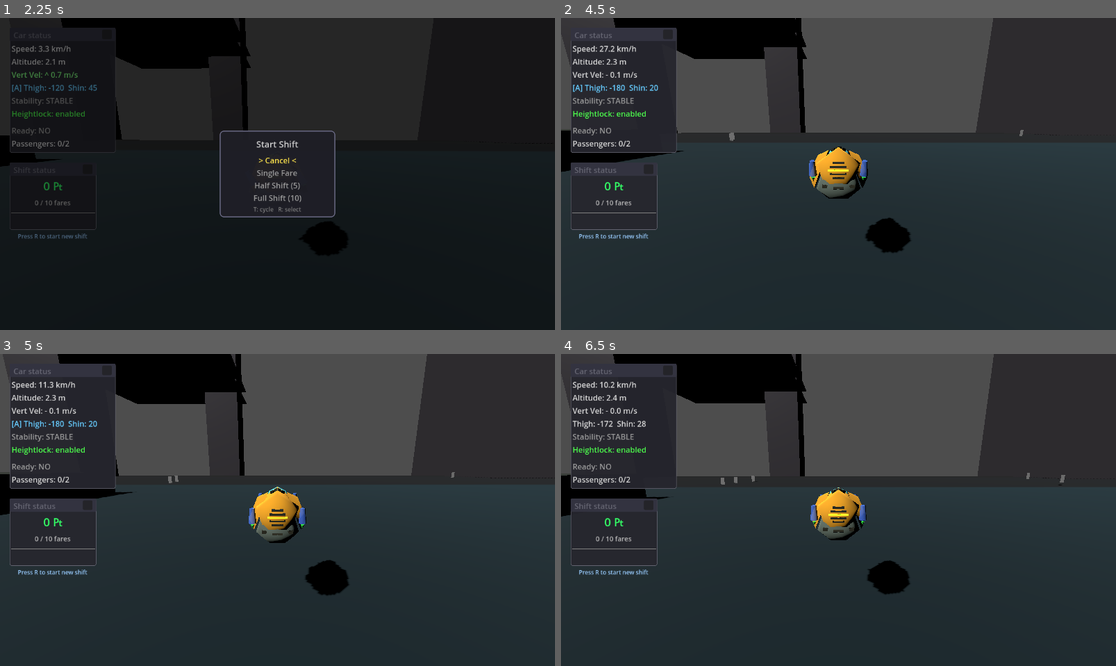
Above: before the commit, frames 1-4 (two rows, left to right).
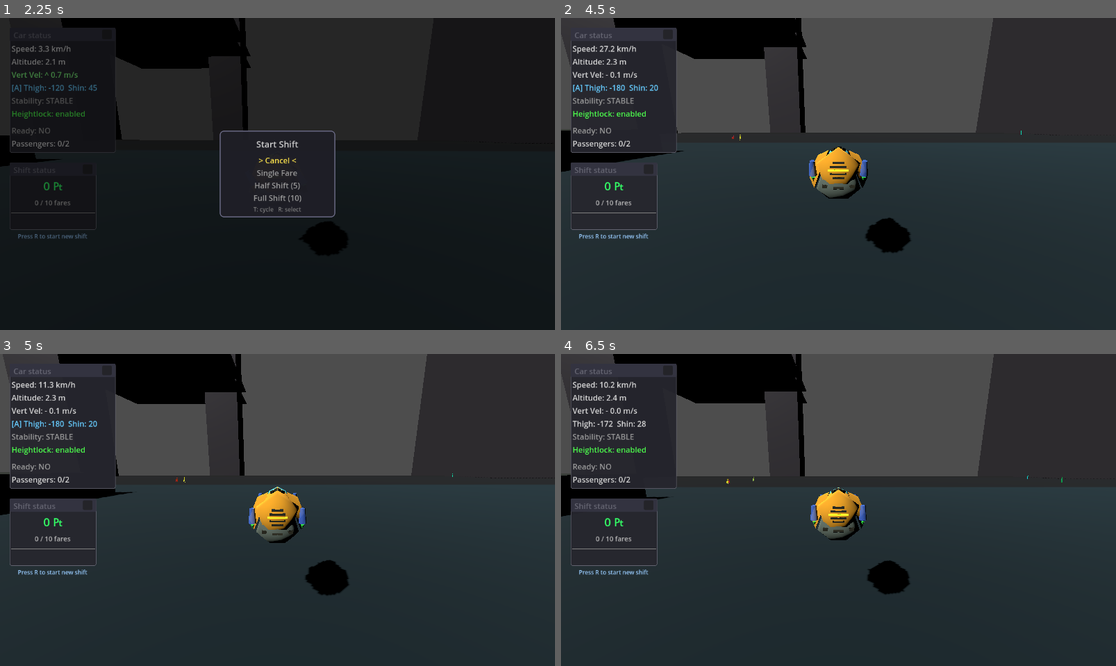
Above: after the commit, the same moments.

Repository: TaxiService/fcar
Game: Godot game, scene res://t&St_scene.tscn
The game is run twice, just before and just after one commit, with the same random seed, the same clock (stepped at 60 frames per second) and the same inputs. This scene is started directly instead of the project's main scene. The engine's default icon, where the game draws it, is replaced by a stand-in: a white triangle on a blue panel in a dark square.
Inputs (mouse positions are in pixels of both pictures, inside the frame that each line leads up to):
- Up to frame 1 (2.25 s): tap R (confirm) at 0.5, 1.25, 2 s; drag from (61, 89) to (333, 105) at 0.52 s; drag from (55, 195) to (249, 236) at 1.27 s; move the mouse to (111, 127) at 2.02 s; hold A (strafe_left) from 2.03 s (still down); tap V (toggle_auto_hover) at 2.1 s
- Up to frame 2 (4.5 s): release A (strafe_left) at 2.75 s; tap R (confirm) at 2.75, 3.5, 4.25 s; drag from (866, 174) to (672, 127) at 2.77 s; move the mouse to (755, 96) at 3.52 s; hold S (backward) 3.53-4.25 s; hold Ctrl 3.53-4.25 s; tap Space (jump) at 3.77 s; drag from (960, 158) to (755, 96) at 4.27 s
- Up to frame 3 (5 s): no input
- Up to frame 4 (6.5 s): move the mouse to (727, 525) at 5.02 s; hold W (forward) 5.03-5.75 s; tap Alt at 5.1 s; click (727, 525) at 5.17 s; drag from (894, 441) to (727, 525) at 5.77 s

Frame 1 is identical in both runs. In frame 2, less than 0.1% of the frame differs, in the area x 30-84%, y 35-40%; in frame 3, less than 0.1%; in frame 4, less than 0.1%, in the area x 28-91%, y 38-43%.

Commit message:
claude code fixed regression on performance optimization

Diff:
--- a/systems/PeopleManager.gd
+++ b/systems/PeopleManager.gd
@@ -33,9 +33,9 @@
 @export var warm_pool_on_start: bool = true  # Create pool during loading
 
 @export_category("Performance")
-@export var despawn_distance: float = 800.0  # Remove people beyond this distance
-@export var despawn_check_interval: float = 5.0  # Check every N seconds
-@export var max_total_people: int = 3000  # Hard cap on total people
+@export var despawn_distance: float = 550.0  # Remove people beyond this (should be >= LOD hide distance)
+@export var despawn_check_interval: float = 3.0  # Check every N seconds
+@export var max_total_people: int = 2000  # Hard cap on total people
 
 # Spawning configuration
 @export_category("Spawning")
@@ -94,6 +94,11 @@
 var _material_cache: Dictionary = {}  # color_hash -> ShaderMaterial
 var _shader: Shader
 
+# Pixel LOD materials (small set for maximum batching)
+var _pixel_material_cache: Dictionary = {}  # quantized_color_key -> ShaderMaterial
+var _pixel_texture: ImageTexture = null  # 1x1 white texture for pixel sprites
+const PIXEL_LOD_COLOR_LEVELS: int = 4  # Quantize to 4 levels per channel = 64 colors max
+
 
 # Color sets
 var color_sets: Array[PackedColorArray] = []
@@ -109,6 +114,7 @@
 	_load_spritesheet()
 	_load_color_sets()
 	_shader = load("res://mats/person_sprite.gdshader")
+	_create_pixel_texture()
 
 	# Create pool container (keeps pooled nodes in tree but hidden)
 	_pool_container = Node.new()
@@ -221,22 +227,29 @@
 		_process_check_timer = 0.0
 		_update_process_states()
 
-	# Despawn distant people
+	# Despawn distant people and enforce cap
 	_despawn_timer += delta
 	if _despawn_timer >= despawn_check_interval:
 		_despawn_timer = 0.0
 		_despawn_distant_people()
-	# Add this temporarily at the end of _process() in PeopleManager:
-	if Engine.get_frames_drawn() % 300 == 0:
-		print("=== DEBUG ===")
-		print("Material cache size: ", _material_cache.size())
-		print("Total people: ", all_people.size())
+		_enforce_population_cap()
+	# Debug print (every 300 frames)
+	if verbose_logging and Engine.get_frames_drawn() % 300 == 0:
+		print("=== PeopleManager ===")
+		print("  Materials: %d close + %d pixel" % [_material_cache.size(), _pixel_material_cache.size()])
+		print("  Total people: ", all_people.size())
+		print("  Pool available: ", _pool.size())
 
 
 func _process_spawn_queue():
 	var spawned_this_frame = 0
 
 	while not _spawn_queue.is_empty() and spawned_this_frame < spawns_per_frame:
+		# Enforce cap
+		if all_people.size() >= max_total_people:
+			_spawn_queue.clear()
+			break
+
 		var spawn_data = _spawn_queue.pop_front()
 
 		# Check if surface is still valid (might have been freed)
@@ -254,6 +267,10 @@
 
 
 func _queue_spawns_on_surfaces():
+	# Enforce population cap - don't queue spawns if at limit
+	if all_people.size() >= max_total_people:
+		return
+
 	# Clean up stale references
 	registered_surfaces = registered_surfaces.filter(func(s): return is_instance_valid(s))
 
@@ -262,6 +279,10 @@
 			continue
 		if not surface.can_spawn_more():
 			continue
+
+		# Check cap again (might have queued enough already)
+		if all_people.size() + _spawn_queue.size() >= max_total_people:
+			break
 
 		var wants_destination = randf() < spawn_with_destination_chance
 		var wants_group = wants_destination and randf() < group_spawn_chance
@@ -303,12 +324,53 @@
 				if is_instance_valid(surface):
 					surface.spawned_people.erase(person)
 
-			person.queue_free()
-			all_people.remove_at(i)
+			# Return to pool (removes from all_people internally)
+			_return_to_pool(person)
 			despawned += 1
 
 	if despawned > 0 and verbose_logging:
 		print("PeopleManager: Despawned %d distant people, %d remaining" % [despawned, all_people.size()])
+
+
+func _enforce_population_cap():
+	# If over max, cull the furthest people
+	var overflow = all_people.size() - max_total_people
+	if overflow <= 0:
+		return
+
+	if not Person.lod_camera:
+		return
+
+	var camera_pos = Person.lod_camera.global_position
+
+	# Build list of (person, distance_sq) for cullable people
+	var cullable: Array = []
+	for person in all_people:
+		if not is_instance_valid(person):
+			continue
+		# Don't cull people interacting with player
+		if person.current_state in [Person.State.BOARDING, Person.State.RIDING,
+									 Person.State.EXITING, Person.State.HAILING]:
+			continue
+		var dx = person.global_position.x - camera_pos.x
+		var dz = person.global_position.z - camera_pos.z
+		cullable.append({"person": person, "dist_sq": dx * dx + dz * dz})
+
+	# Sort by distance (furthest first)
+	cullable.sort_custom(func(a, b): return a.dist_sq > b.dist_sq)
+
+	# Cull the furthest ones
+	var culled = 0
+	for i in range(min(overflow, cullable.size())):
+		var person = cullable[i].person
+		for surface in registered_surfaces:
+			if is_instance_valid(surface):
+				surface.spawned_people.erase(person)
+		_return_to_pool(person)
+		culled += 1
+
+	if culled > 0 and verbose_logging:
+		print("PeopleManager: Culled %d overflow people, %d remaining" % [culled, all_people.size()])
 
 
 func _do_spawn_person(surface: SpawnSurface) -> Person:
@@ -339,6 +401,10 @@
 	# Get cached material (shared with others using same color+sprite)
 	var mat = _get_cached_material(color, sprite_tex)
 	person.set_shared_material(mat)
+
+	# Also set pixel LOD material (quantized color for better batching)
+	var pixel_mat = _get_pixel_material(color)
+	person.set_pixel_material(pixel_mat)
 
 	# Set sprite (texture already in material, but Sprite3D needs it too)
 	person.set_sprite(sprite_tex, sprite_index)
@@ -407,9 +473,8 @@
 		return _material_cache[cache_key]
 
 	# Create new material
-	var shader = load("res://person_sprite.gdshader")
 	var mat = ShaderMaterial.new()
-	mat.shader = shader
+	mat.shader = _shader
 	mat.set_shader_parameter("color_add", Vector3(color.r, color.g, color.b))
 	mat.set_shader_parameter("texture_albedo", sprite_tex)
 
@@ -515,8 +580,10 @@
 	var sprite_tex = spritesheet.get_frame(sprite_index)
 
 	# Use black tint for manually spawned (or pass color as parameter)
-	var mat = _get_cached_material(Color.BLACK, sprite_tex)
+	var color = Color.BLACK
+	var mat = _get_cached_material(color, sprite_tex)
 	person.set_shared_material(mat)
+	person.set_pixel_material(_get_pixel_material(color))
 	person.set_sprite(sprite_tex, sprite_index)
 
 	if bounds_min != Vector3.ZERO or bounds_max != Vector3.ZERO:
@@ -726,11 +793,48 @@
 					person.refresh_sprite(tex)
 
 
+# === PIXEL LOD ===
+
+func _create_pixel_texture():
+	# Create a 1x1 white texture for pixel LOD sprites
+	var img = Image.create(1, 1, false, Image.FORMAT_RGBA8)
+	img.set_pixel(0, 0, Color.WHITE)
+	_pixel_texture = ImageTexture.create_from_image(img)
+
+
+func _quantize_color(color: Color) -> Color:
+	# Quantize color to reduce unique materials for better batching
+	# With 4 levels per channel: 0, 0.33, 0.66, 1.0
+	var step = 1.0 / (PIXEL_LOD_COLOR_LEVELS - 1)
+	var r = round(color.r / step) * step
+	var g = round(color.g / step) * step
+	var b = round(color.b / step) * step
+	return Color(r, g, b)
+
+
+func _get_pixel_material(color: Color) -> ShaderMaterial:
+	# Get or create a pixel LOD material for this (quantized) color
+	var quantized = _quantize_color(color)
+	var key = "%02x%02x%02x" % [int(quantized.r * 255), int(quantized.g * 255), int(quantized.b * 255)]
+
+	if _pixel_material_cache.has(key):
+		return _pixel_material_cache[key]
+
+	# Create new pixel material
+	var mat = ShaderMaterial.new()
+	mat.shader = _shader
+	mat.set_shader_parameter("color_add", Vector3(quantized.r, quantized.g, quantized.b))
+	mat.set_shader_parameter("texture_albedo", _pixel_texture)
+
+	_pixel_material_cache[key] = mat
+	return mat
+
+
 # === DEBUG ===
 
 func print_status():
 	print("PeopleManager Status:")
 	print("  Pool: %d available, %d active" % [_pool.size(), all_people.size()])
 	print("  Spawn queue: %d pending" % _spawn_queue.size())
-	print("  Materials cached: %d" % _material_cache.size())
+	print("  Materials cached: %d (close) + %d (pixel)" % [_material_cache.size(), _pixel_material_cache.size()])
 	print("  Surfaces: %d registered" % registered_surfaces.size())
--- a/systems/Person.gd
+++ b/systems/Person.gd
@@ -16,6 +16,8 @@
 static var lod_max_height_above: float = 200.0  # Hide if this much above player
 static var lod_update_interval: float = 0.5  # Check every N seconds (stagger checks)
 static var lod_enabled: bool = true
+static var lod_pixel_distance: float = 150.0  # Switch to pixel sprite beyond this
+static var lod_pixel_distance_squared: float = 22500.0  # 150^2
 
 # Configuration (set by PeopleManager)
 var walk_speed_min: float = 0.8
@@ -67,6 +69,11 @@
 # LOD/Culling instance state
 var lod_timer: float = 0.0  # Stagger LOD checks
 var lod_check_offset: float = 0.0  # Random offset to distribute checks
+var _close_material: ShaderMaterial = null  # Full-detail material
+var _pixel_material: ShaderMaterial = null  # Distant pixel material
+var _using_pixel_lod: bool = false  # Currently using pixel material
+var _close_texture: Texture2D = null  # Full sprite texture
+var _close_pixel_size: float = 0.003  # Normal pixel size
 
 
 func _ready():
@@ -88,7 +95,32 @@
 
 func set_shared_material(mat: ShaderMaterial):
 	# Use shared material from PeopleManager (for color sets)
+	_close_material = mat
 	material_override = mat
+	_using_pixel_lod = false
+
+
+func set_pixel_material(mat: ShaderMaterial):
+	# Set the distant pixel LOD material
+	_pixel_material = mat
+
+
+func _switch_to_pixel_lod():
+	if _using_pixel_lod:
+		return
+	if _pixel_material:
+		material_override = _pixel_material
+		pixel_size = 0.02  # Larger pixels = smaller on screen but visible
+		_using_pixel_lod = true
+
+
+func _switch_to_close_lod():
+	if not _using_pixel_lod:
+		return
+	if _close_material:
+		material_override = _close_material
+		pixel_size = _close_pixel_size
+		_using_pixel_lod = false
 
 
 func wants_ride() -> bool:
@@ -122,37 +154,13 @@
 	_enter_state(State.RELOCATING)
 
 
-func _process_old(delta: float):
-	# RIDING passengers: force invisible and skip all LOD checks
+func _process(delta: float):
+	# Fast path: RIDING passengers skip everything except position update
 	if current_state == State.RIDING:
 		visible = false
-		# Still process state logic (position following car)
-		state_timer += delta
-		hail_time += delta
-		_process_riding(delta)
-		return  # Skip everything else
-
-	# LOD/Culling check (staggered for performance)
-	if lod_enabled:
-		lod_timer += delta
-		if lod_timer >= lod_check_offset:
-			lod_timer = 0.0
-			lod_check_offset = lod_update_interval  # Reset to interval after first check
-			_update_lod_visibility()
-
-# === OPTIONAL: Optimized _process() ===
-# This version skips more work when the person is hidden
-# Replace your existing _process() with this if desired:
-
-func _process(delta: float):
-	# Fast path: RIDING passengers skip everything except position update
-	# RIDING passengers: force invisible and minimal processing
-	if current_state == State.RIDING:
-		visible = false
-		# Just follow the car, nothing else
 		if is_instance_valid(target_car):
 			global_position = target_car.global_position
-		return  # Skip everything else - no LOD check needed
+		return
 
 	# LOD/Culling check (staggered for performance)
 	if lod_enabled:
@@ -161,22 +169,13 @@
 			lod_timer = 0.0
 			lod_check_offset = lod_update_interval
 			_update_lod_visibility()
-			# If we just got hidden, _update_lod_visibility called set_process(false)
-			# so this will be our last frame until we're visible again
+			# If we just got hidden, this will be our last frame
 			if not visible:
 				return
 
-	# Always update timers (needed for state transitions even when hidden)
+	# Update timers
 	state_timer += delta
 	hail_time += delta
-
-	# LOD check (staggered across people)
-	if lod_enabled:
-		lod_timer += delta
-		if lod_timer >= lod_check_offset:
-			lod_timer = 0.0
-			lod_check_offset = lod_update_interval
-			_update_lod_visibility()
 
 	# Skip expensive logic if hidden by LOD
 	if not visible:
@@ -185,7 +184,7 @@
 			_enter_state(State.WALKING)
 		return
 
-	# Process current state (only if visible)
+	# Process current state
 	match current_state:
 		State.WALKING:
 			_process_walking(delta)
@@ -204,32 +203,6 @@
 		State.RELOCATING:
 			_process_relocating(delta)
 
-	# Don't process logic if hidden by LOD
-	if not visible:
-		return
-
-	state_timer += delta
-	hail_time += delta
-
-	match current_state:
-		State.WALKING:
-			_process_walking(delta)
-		State.STOPPING:
-			_process_stopping(delta)
-		State.WAITING:
-			_process_waiting(delta)
-		State.HAILING:
-			_process_hailing(delta)
-		State.BOARDING:
-			_process_boarding(delta)
-		# Note: RIDING is handled at top of _process() and returns early
-		State.EXITING:
-			_process_exiting(delta)
-		State.ARRIVED:
-			_process_arrived(delta)
-		State.RELOCATING:
-			_process_relocating(delta)
-
 
 func _process_walking(delta: float):
 	# Move in walk direction
@@ -444,16 +417,14 @@
 func set_sprite(tex: AtlasTexture, index: int):
 	texture = tex
 	sprite_index = index
-
-	# Pass texture to shader if material is set
-	#if material_override and material_override is ShaderMaterial:
-	#	material_override.set_shader_parameter("texture_albedo", tex)
+	_close_texture = tex
 
 	# Scale sprite to be ~1.8m tall max
 	# Sprite is 300x600 pixels, so aspect ratio is 0.5
 	# pixel_size controls world units per pixel
 	# At pixel_size = 0.003, 600 pixels = 1.8m
-	pixel_size = 0.003
+	_close_pixel_size = 0.003
+	pixel_size = _close_pixel_size
 
 	# Offset sprite so origin is at bottom center (feet)
 	# Shift up by half the sprite height in pixels
@@ -474,12 +445,14 @@
 		# No camera set, always visible and processing
 		visible = true
 		set_process(true)
+		_switch_to_close_lod()
 		return
 
 	# Always show people who are boarding or exiting (actively interacting with player)
 	if current_state in NEAR_PLAYER_STATES:
 		visible = true
 		set_process(true)
+		_switch_to_close_lod()
 		return
 
 	var camera_pos = lod_camera.global_position
@@ -492,7 +465,7 @@
 	# Hide if too far horizontally
 	if horiz_dist_sq > lod_max_distance_squared:
 		visible = false
-		set_process(false)  # <-- COMPLETELY STOP PROCESSING
+		set_process(false)
 		return
 
 	# Calculate height difference relative to player
@@ -501,12 +474,18 @@
 	# Hide if significantly above player (looking down on distant tiny people)
 	if height_diff > lod_max_height_above:
 		visible = false
-		set_process(false)  # <-- COMPLETELY STOP PROCESSING
-		return
-
-	# Otherwise visible and processing
+		set_process(false)
+		return
+
+	# Visible - choose LOD level based on distance
 	visible = true
 	set_process(true)
+
+	# Switch to pixel LOD if beyond threshold
+	if horiz_dist_sq > lod_pixel_distance_squared:
+		_switch_to_pixel_lod()
+	else:
+		_switch_to_close_lod()
 
 func _reset_for_reuse():
 	# Called when person is acquired from pool and reused
@@ -544,6 +523,9 @@
 	# LOD - randomize offset to distribute checks across frames
 	lod_timer = 0.0
 	lod_check_offset = randf() * lod_update_interval
+	_using_pixel_lod = false
+	_close_material = null
+	_pixel_material = null
 
 	# Visual
 	visible = true
